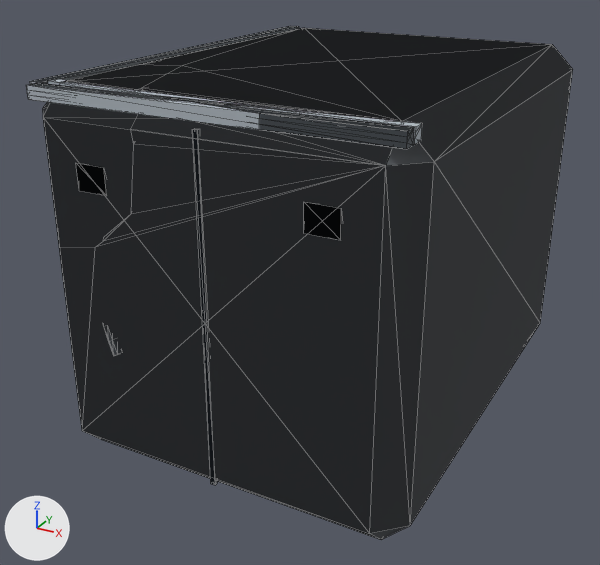
An edit to the glTF model assets/destructibles/shared/shr_cmp_generic_block_concrete_c.glb, drawn before and after from the same camera.
One viewpoint serves both versions: a 50 mm camera at (0.61, -1.237, 0.512) aimed at (-0.039, -0.059, -0.078). The axes (+X, +Y, +Z) are drawn at lower left. The lights are the same throughout. The older version comes first. Mesh edges are drawn as thin lines. Where no turn or scale is listed for an object, it has been applied to the vertices. Vertices at exactly the same position are counted once.

Names of what the first picture shows: 'mesh_heavy', 'mesh_intact', 'mesh_light'.
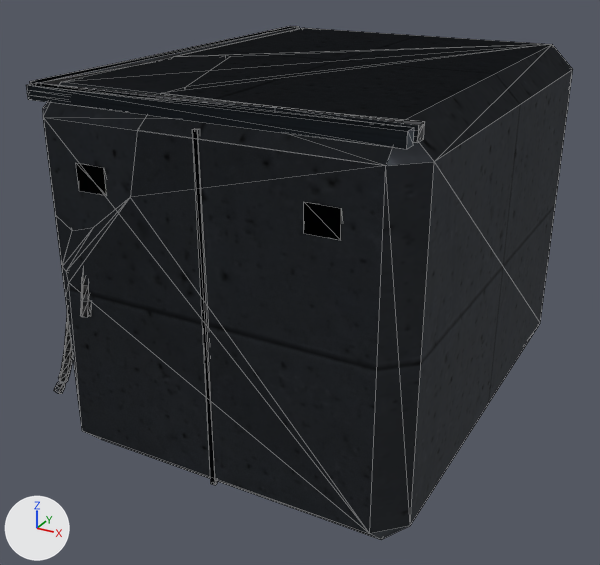
Location of each change, (x1, y1, x2, y2) in pixels of the pictures (600 x 565 px):
'mesh_intact', surface changed, recoloured: (27, 26, 414, 534) in both
'mesh_light', surface changed, reshaped: before (28, 26, 573, 540); after (76, 162, 540, 531)
'mesh_heavy', reshaped: before (43, 28, 552, 431); after (28, 26, 573, 534)
part 1 of me_mesh_heavy, rebuilt (8% wider, 14% shorter): before (48, 79, 414, 149); after (28, 83, 425, 143)
part 2 of me_mesh_heavy, added: after (54, 314, 73, 394)
part 3 of me_mesh_heavy, added: after (80, 276, 91, 317)
part 4 of me_mesh_heavy, reshaped: before (43, 28, 400, 431); after (30, 26, 547, 533)
part 5 of me_mesh_heavy, surface changed: after (370, 45, 571, 534)
part 7 of me_mesh_light, cut back: before (28, 83, 422, 145)
part 8 of me_mesh_light, surface changed: before (45, 30, 570, 536); after (208, 179, 505, 515)

Diff of the bpy script that builds the scene:
```diff
--- a/assets/destructibles/shared/shr_cmp_generic_block_concrete_c.glb.py
+++ b/assets/destructibles/shared/shr_cmp_generic_block_concrete_c.glb.py
@@ mat_mat_concrete_shr @@
 mat_mat_concrete_shr = bpy.data.materials.new('mat_concrete_shr')
-# nodes: BsdfPrincipled, OutputMaterial
-# colours: grey #7c8085
+# nodes: BsdfPrincipled, Math, Mix x2, NormalMap, OutputMaterial, SeparateColor, TexImage x3, VertexColor
+# colours: white #fffdfd, mixed with the vertex colours
+# uses the picture img_hlx_mat_concrete_a_albedo
+# uses the picture img_hlx_mat_concrete_a_normal
+# uses the picture img_hlx_mat_concrete_a_orm
@@ mat_trim_dark_shr @@
 mat_trim_dark_shr = bpy.data.materials.new('trim_dark_shr')
-# nodes: BsdfPrincipled, OutputMaterial
-# colours: greyish blue #4a535d
+# nodes: BsdfPrincipled, Math, Mix x2, NormalMap, OutputMaterial, SeparateColor, TexImage x3, VertexColor
+# colours: light grey #d5d1c7, mixed with the vertex colours
+# uses the picture img_shr_mat_gunmetal_a_albedo
+# uses the picture img_shr_mat_gunmetal_a_normal
+# uses the picture img_shr_mat_gunmetal_a_orm
@@ mat_trim_trim_shr @@
 mat_trim_trim_shr = bpy.data.materials.new('trim_trim_shr')
-# nodes: BsdfPrincipled, OutputMaterial
-# colours: grey #aeb6be
+# nodes: BsdfPrincipled, Math, Mix x2, NormalMap, OutputMaterial, SeparateColor, TexImage x3, VertexColor
+# colours: white #d7e1e8, mixed with the vertex colours
+# uses the picture img_shr_mat_brushed_steel_a_albedo
+# uses the picture img_shr_mat_brushed_steel_a_normal
+# uses the picture img_shr_mat_brushed_steel_a_orm
@@ me_mesh_heavy @@
-me_mesh_heavy.from_pydata(...)  # 253 vertices, 462 faces; spans x -0.3..0.3, y -0.408..0.4, z -0.3..0.3
+me_mesh_heavy.from_pydata(...)  # 257 vertices, 470 faces; spans x -0.33..0.3, y -0.414..0.4, z -0.3..0.3
+# me_mesh_heavy part 1: the loose piece of 20 vertices spanning x -0.282..0.282, y -0.4..-0.341, z 0.28..0.3 is rebuilt with 20 vertices and now spans x -0.282..0.282, y -0.4..-0.349, z 0.28..0.3, in mat_trim_burnt_shr
+# me_mesh_heavy part 2: a new loose piece of 54 vertices spanning x -0.33..-0.285, y -0.387..-0.344, z -0.215..-0.043, in mat_trim_cable_shr
+# me_mesh_heavy part 3: a new loose piece of 54 vertices spanning x -0.227..-0.208, y -0.414..-0.355, z -0.038..0.243, in mat_trim_cable_shr
+# me_mesh_heavy part 4: 96 vertices removed from x -0.3..-0.095, y -0.408..0.354, z -0.094..0.3; 46 vertices added at x -0.3..-0.081, y -0.4..0.376, z -0.197..0.3
+# me_mesh_heavy part 5: 31 kept faces spanning x -0.3..0.3, y -0.4..0.4, z -0.3..0.3 get new texture (UV) coordinates
+# other edits to the shape of me_mesh_heavy do not show in these pictures
 me_mesh_heavy.materials.append(mat_mat_concrete_shr)
 me_mesh_heavy.materials.append(mat_trim_dark_shr)
-me_mesh_heavy.materials.append(mat_trim_trim_shr)  # grey #aeb6be
 me_mesh_heavy.materials.append(mat_trim_internal_shr)
@@ me_mesh_intact @@
 me_mesh_intact.from_pydata(...)  # 100 vertices, 164 faces; spans x -0.3..0.3, y -0.401..0.4, z -0.3..0.3
+# me_mesh_intact part 6: vertex colours changed
 me_mesh_intact.materials.append(mat_mat_concrete_shr)
@@ me_mesh_light @@
-me_mesh_light.from_pydata(...)  # 112 vertices, 188 faces; spans x -0.3..0.3, y -0.401..0.4, z -0.3..0.3
+me_mesh_light.from_pydata(...)  # 100 vertices, 164 faces; spans x -0.3..0.3, y -0.401..0.4, z -0.3..0.3
+# me_mesh_light part 7
+# 16 vertices are removed from x -0.282..0.282, y -0.4..-0.357, z 0.28..0.3
+# 36 faces are deleted
+# 4 vertices are added at (0.282, -0.4, 0.28), (0.282, -0.4, 0.3), (0.282, -0.38, 0.28), (0.282, -0.38, 0.3)
+# 12 new faces join them, mat_trim_trim_shr
+# me_mesh_light part 8: 44 kept faces spanning x -0.3..0.3, y -0.4..0.4, z -0.3..0.3 get new texture (UV) coordinates
 me_mesh_light.materials.append(mat_mat_concrete_shr)
```
